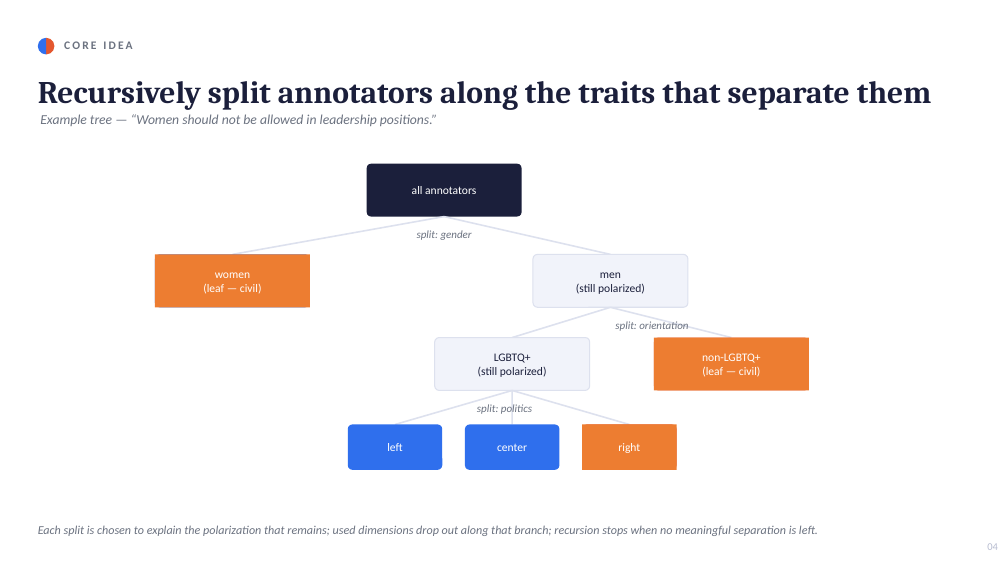
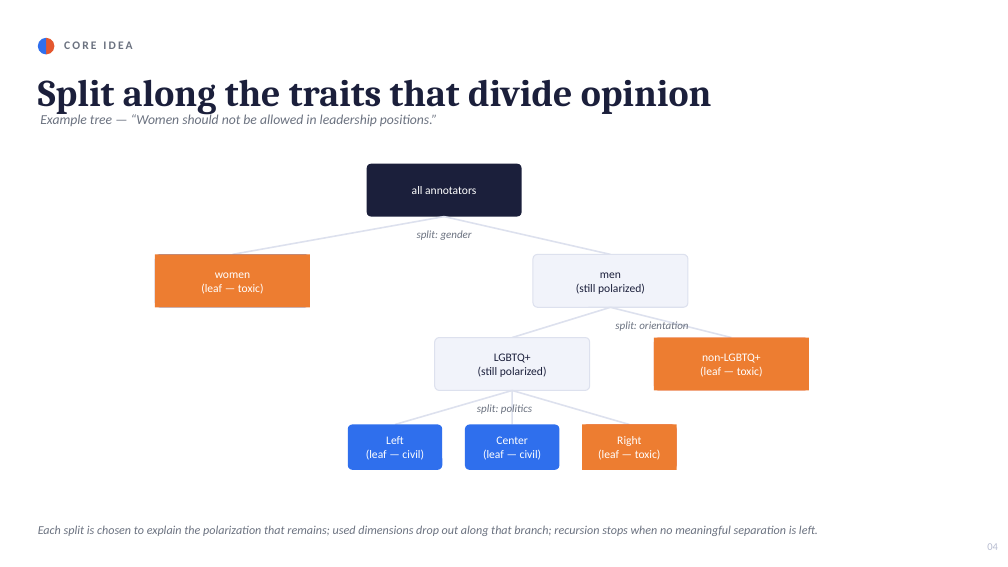
Before and after one commit to Swkratis210204/polartox, a slide deck: slide 4 of polarized_trees/Polarized_Trees_Presentation.pptx. Drawn at 1008x567 pixels with LibreOffice and Linux fonts; fonts in the diff are those of the drawing. Boxes give left, top, right and bottom in pixels: in the first picture for what was removed or moved away, otherwise in the second. Text is boxed around its words. In the diff, an @@ line names an element or a change of style, - is before the commit and + after.

```diff
--- a/polarized_trees/Polarized_Trees_Presentation.pptx
+++ b/polarized_trees/Polarized_Trees_Presentation.pptx
@@ text at [38, 79, 712, 115]: text changed; size 30 to 36 pt @@
-Recursively split annotators along the traits that separate them
+Split along the traits that divide opinion
@@ text in rectangle at [201, 284, 264, 294]: text changed @@
-(leaf — civil)
+(leaf — toxic)
@@ text in rectangle at [700, 366, 763, 377]: text changed @@
-(leaf — civil)
+(leaf — toxic)
@@ text at [366, 436, 424, 460]: text changed @@
-left
+Left
+(leaf — civil)
@@ text at [483, 436, 542, 460]: text changed @@
-center
+Center
+(leaf — civil)
@@ text in rectangle at [598, 436, 661, 460]: text changed @@
-right
+Right
+(leaf — toxic)
```
Also in this commit, not shown: 9 other slides changed, 3 slides added, 2 slides removed, 1 other file.
